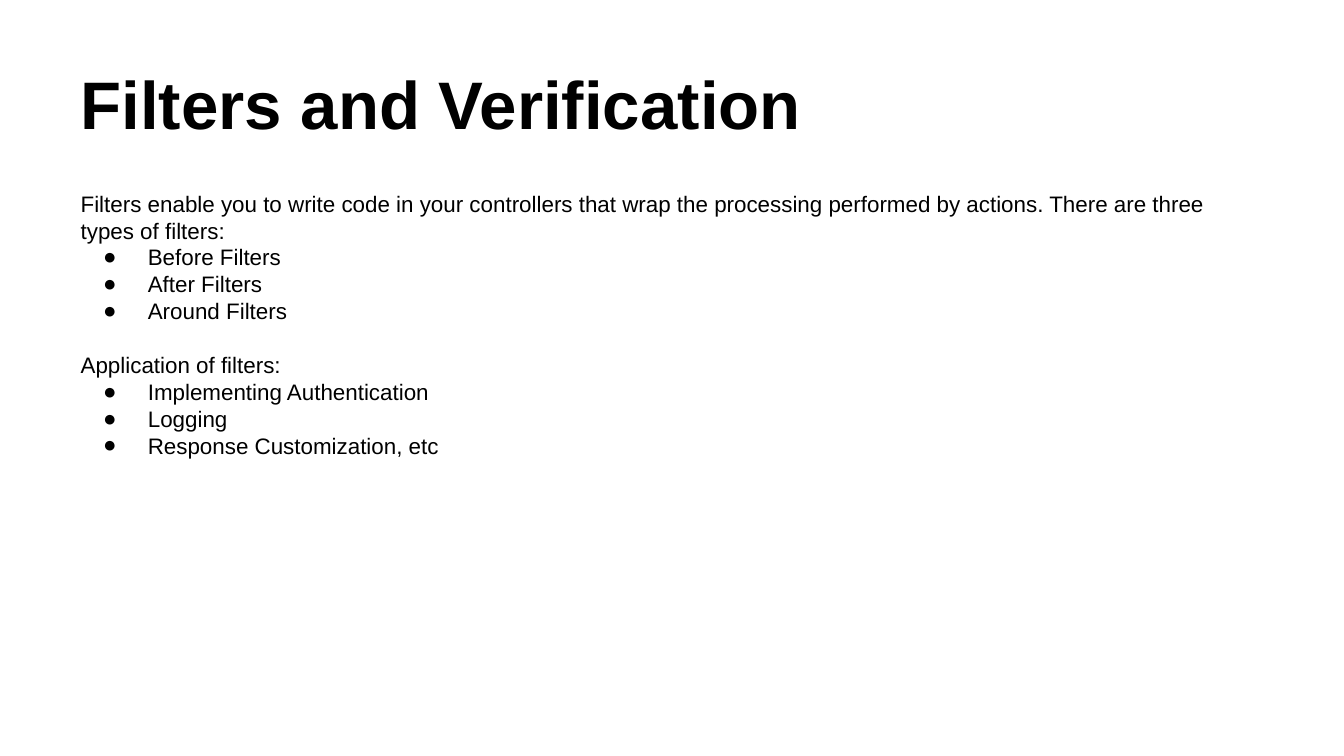
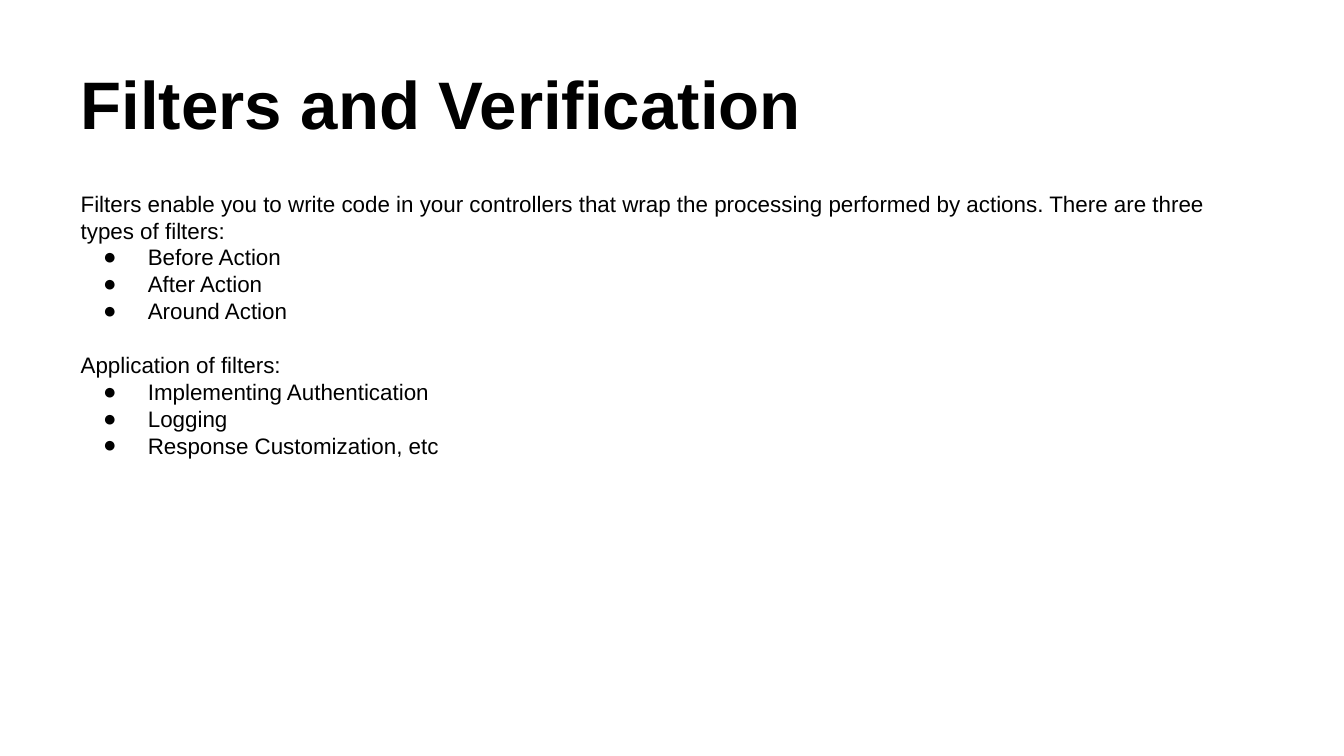
Before and after one commit to rubypool/rails-training-material, a slide deck: slide 15 of Ruby On Rails Deck - Controller.pptx (slide 16 before the commit). Drawn at 1344x756 pixels with LibreOffice and Linux fonts; fonts in the diff are those of the drawing. Boxes give left, top, right and bottom in pixels: in the first picture for what was removed or moved away, otherwise in the second. Text is boxed around its words. In the diff, an @@ line names an element or a change of style, - is before the commit and + after.

```diff
--- a/Ruby On Rails Deck - Controller.pptx
+++ b/Ruby On Rails Deck - Controller.pptx
@@ text at [148, 248, 287, 320]: text changed @@
-● Before Filters
-● After Filters
-● Around Filters
+● Before Action
+● After Action
+● Around Action
```
Also in this commit, not shown: 1 other slide changed, 4 slides removed.
